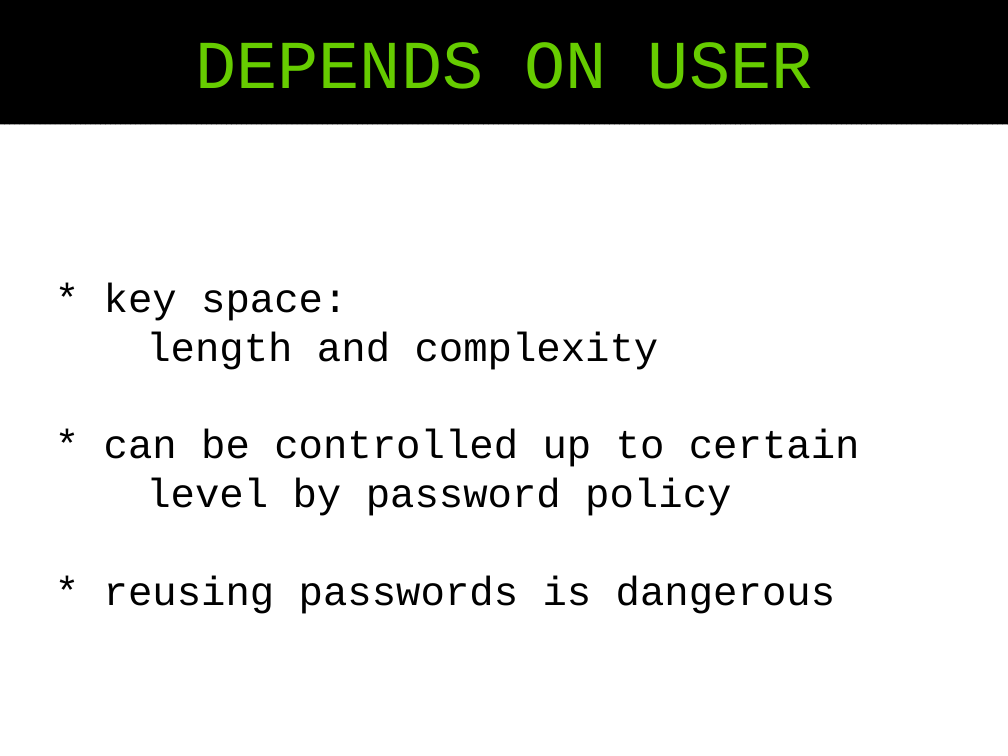
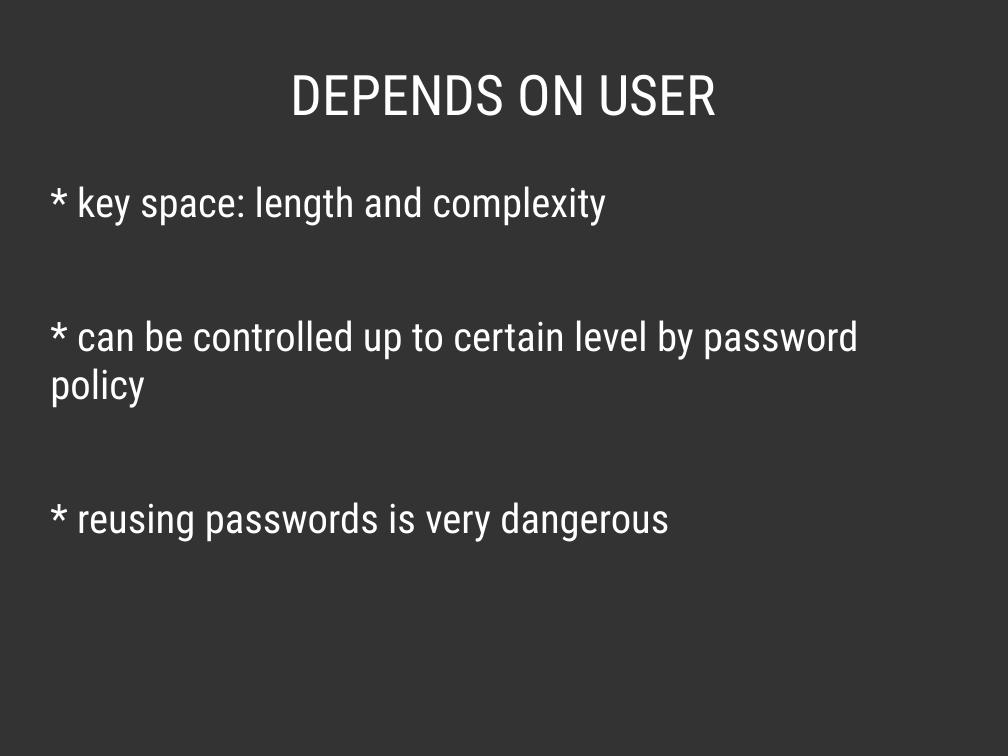
Before and after one commit to pjackowski/presentations, a slide deck: slide 17 of 04-password-security/04-password-security-slides-friday-lolz-01.odp (slide 16 before the commit). Drawn at 1008x756 pixels with LibreOffice and Linux fonts; fonts in the diff are those of the drawing. Boxes give left, top, right and bottom in pixels: in the first picture for what was removed or moved away, otherwise in the second. Text is boxed around its words. In the diff, an @@ line names an element or a change of style, - is before the commit and + after.

```diff
--- a/04-password-security/04-password-security-slides-friday-lolz-01.odp
+++ b/04-password-security/04-password-security-slides-friday-lolz-01.odp
@@ background #FFFFFF to #333333 @@
@@ title "DEPENDS ON USER": place and size @@
-title "DEPENDS ON USER" at (0,0,1008,124)
+title "DEPENDS ON USER" at (291,74,716,116)
@@ title "DEPENDS ON USER" at (291,74,716,116): size 54 to 44 pt, font Courier New to Roboto Condensed, text colour #66CC00 to #FFFFFF; fill pattern #000000 on #000000 to none @@
@@ text "* key space: length and ..." at (50,186,859,542): vertical alignment middle to top @@
@@ text at (50,186,859,542): text changed; font Courier New to Roboto Condensed; text colour #000000 to #FFFFFF @@
-* key space:
-length and complexity
-* can be controlled up to certain
-level by password policy
-* reusing passwords is dangerous
+* key space: length and complexity
+* can be controlled up to certain level by password policy
+* reusing passwords is very dangerous
```
Also in this commit, not shown: 35 other slides changed, 4 slides added, 4 slides removed, 5 other files.
